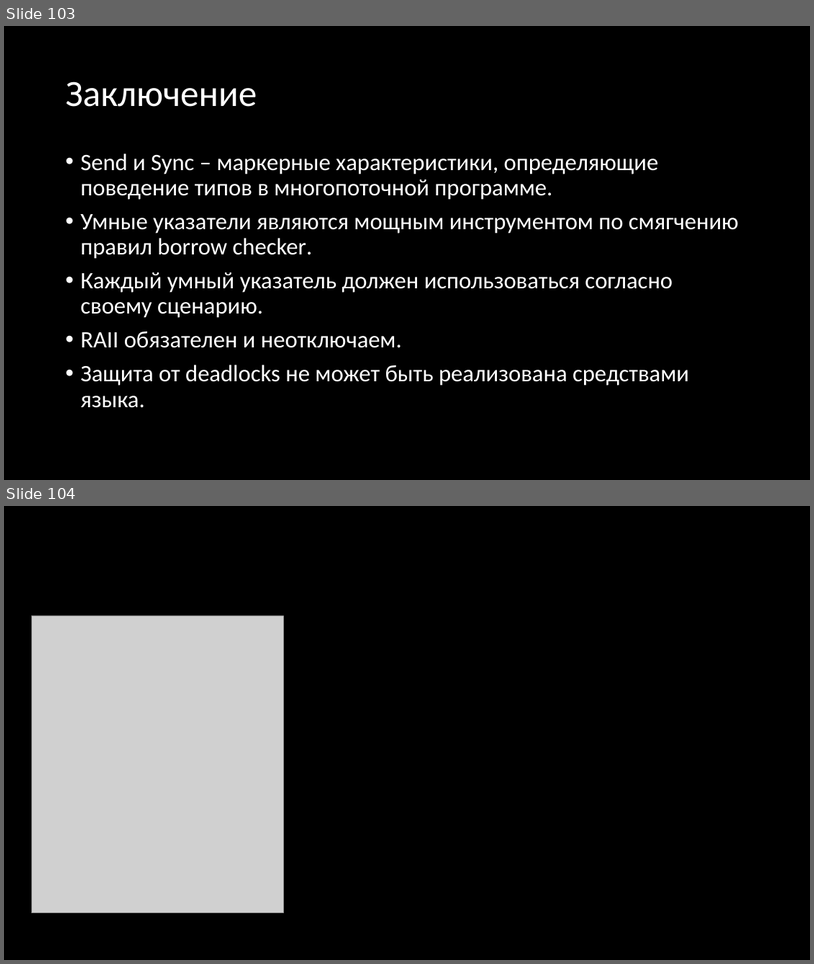
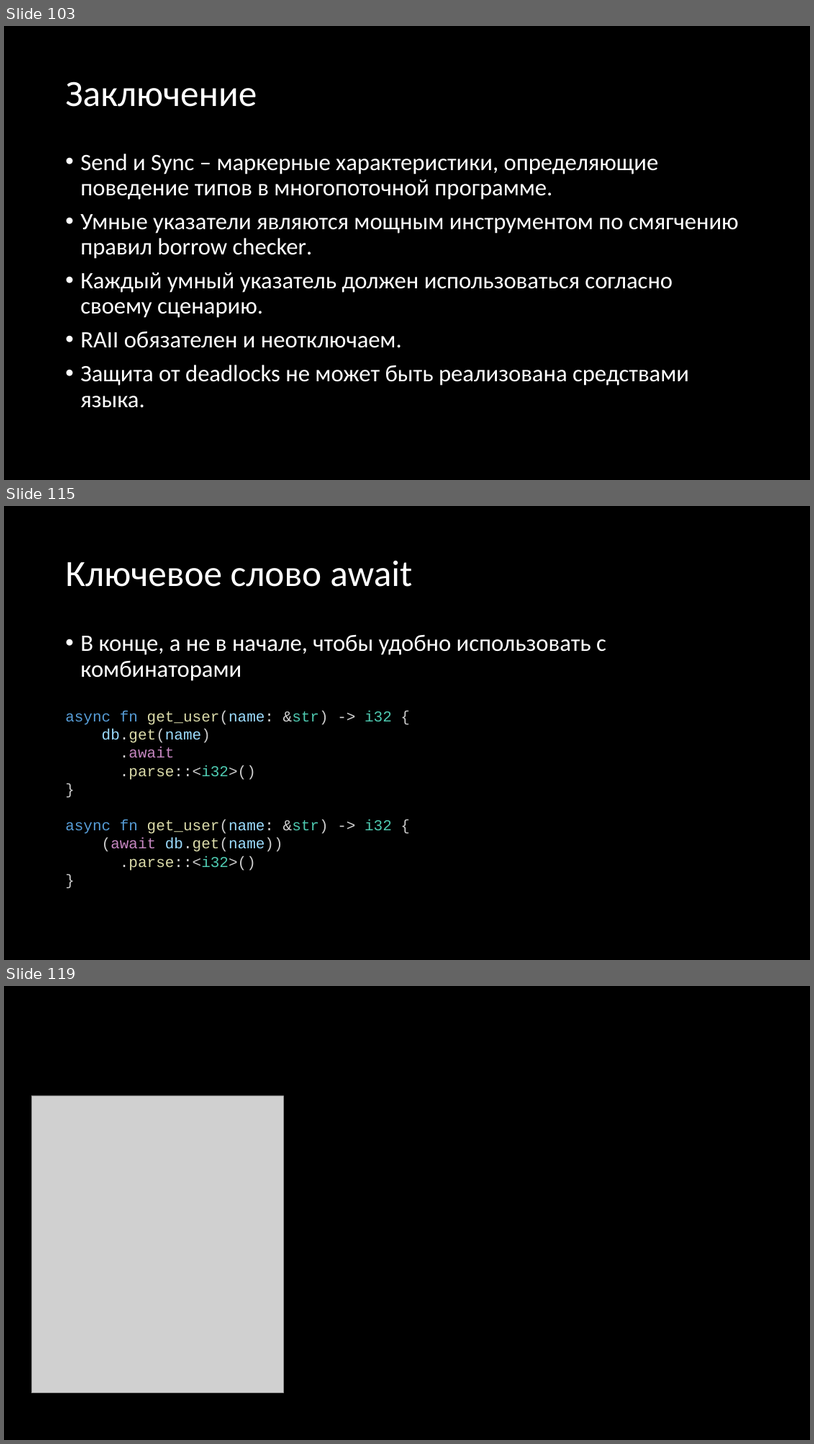
Before and after one commit to Gordon01/learn-rust, a slide deck: keynotes/Rust 2024.pptx. Shown one above the other, each under a label of ours: slides 103 and 104 before the commit, slides 103, 115 and 119 after it; the slides between them are not shown. The pictures are 814x964 and 814x1444 pixels, drawn with LibreOffice and Linux fonts; fonts in the diff are those of the drawing; grey boxes stand for pictures. Boxes give left, top, right and bottom in pixels: in the first picture for what was removed or moved away, otherwise in the second. Text is boxed around its words. In the diff, an @@ line names an element or a change of style, - is before the commit and + after.

```diff
--- a/keynotes/Rust 2024.pptx
+++ b/keynotes/Rust 2024.pptx
@@ slide 115 added at [4, 506, 810, 960], background #000000 @@
@@ title added at [65, 560, 412, 587], 44 pt, text #FFFFFF @@
+Ключевое слово await
@@ text added at [80, 634, 607, 681], 28 pt, text #FFFFFF @@
+• В конце, а не в начале, чтобы удобно использовать с комбинаторами
@@ text added at [65, 710, 392, 870], 18 pt, text #DCDCAA @@
+async fn get_user(name: &str) -> i32 {
+db.get(name)
+.await
+.parse::<i32>()
+}
+async fn get_user(name: &str) -> i32 {
+(await db.get(name))
+.parse::<i32>()
+}
@@ what was slide 104 is now slide 119 @@
```
Also in this commit, not shown: 14 other slides added.
